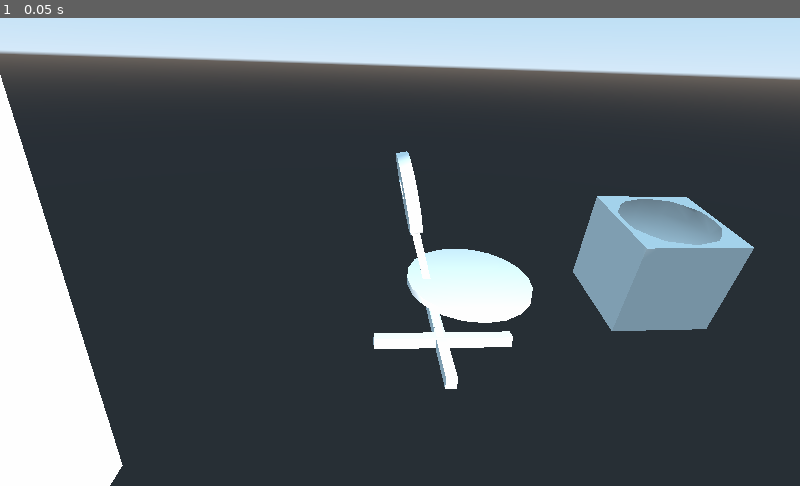
Above: before the commit, frame 1.
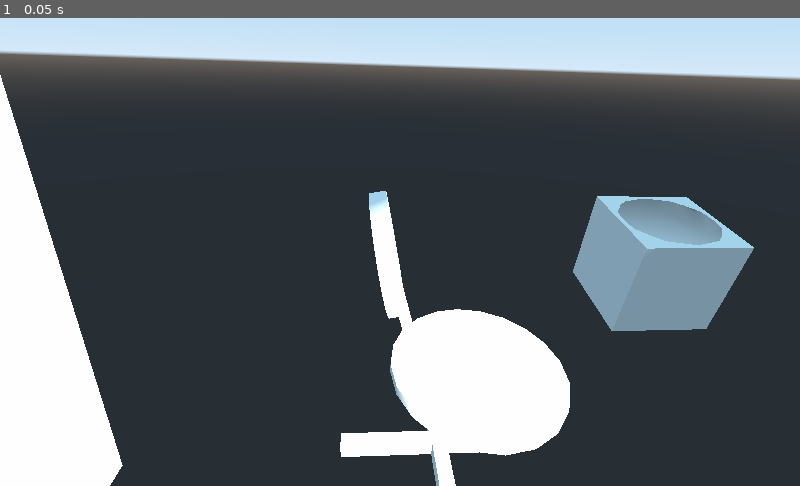
Above: after the commit, the same moment.

Repository: LCinder/EV
Game: Godot game, scene res://Spatial.tscn
Same seed, same stepped clock (60 frames per second), same inputs: the game is played once before the commit and once after it. This scene is started directly instead of the project's main scene.
Inputs:
- Up to frame 1 (0.05 s): no input

The runs differ from the first frame. In frame 1, 8.4% of the frame differs, in the area x 42-72%, y 28-100%.

Commit message:
Silla modificada

Diff:
--- a/Practicas/Practica 1/Silla.tscn
+++ b/Practicas/Practica 1/Silla.tscn
@@ -1,7 +1,7 @@
 [gd_scene format=2]
 
 [node name="Silla" type="CSGBox"]
-transform = Transform( 1.13133e-08, 4.2222e-08, 1, 0.965926, -0.258819, 0, 0.258819, 0.965926, -4.37114e-08, -1.83857, 1.11165, 0.0149356 )
+transform = Transform( 1.13133e-08, 4.2222e-08, 1, 0.965926, -0.258819, 0, 0.258819, 0.965926, -4.37114e-08, -0.0160435, 1.11165, 0.322381 )
 width = 2.49395
 height = 0.102521
 depth = 0.0858615
@@ -13,17 +13,18 @@
 sides = 20
 
 [node name="CSGCylinder" type="CSGCylinder" parent="."]
-transform = Transform( -0.000116914, -0.289683, -0.997374, -0.000456074, -3.98949, 0.0724207, -1.5, 0.00123558, 5.57188e-05, 1.08396, -0.028073, 0.00268161 )
+transform = Transform( -0.000116914, -0.289683, -0.997374, -0.000456074, -3.98949, 0.0724207, -1.5, 0.00123558, 5.57188e-05, 1.08968, -0.00672722, 0.00268161 )
 radius = 0.48
 height = 0.0357251
 sides = 20
 
 [node name="CSGBox3" type="CSGBox" parent="."]
-transform = Transform( 1.28155e-07, 0.965926, -0.258819, -2.26267e-08, -0.258819, -0.965926, -1, 1.29645e-07, -1.13133e-08, -1.17754, 0.0127259, -0.0839534 )
+transform = Transform( 1.28155e-07, 0.965926, -0.258819, -2.26267e-08, -0.258819, -0.965926, -1, 1.29645e-07, -1.13133e-08, -1.17754, 0.012726, 0.000284648 )
+width = 1.94808
 height = 0.167706
 depth = 0.15182
 
 [node name="CSGBox2" type="CSGBox" parent="."]
-transform = Transform( -0.258819, 0.965925, 0, -0.965926, -0.258819, 0, 0, -1.48039e-15, 1, -1.1808, -0.0240754, -0.00138044 )
+transform = Transform( -0.258819, 0.965925, 0, -0.965926, -0.258819, 7.10543e-15, 0, -6.50844e-16, 1, -1.16808, 0.0233891, -0.00138044 )
 height = 0.167706
 depth = 0.15182
